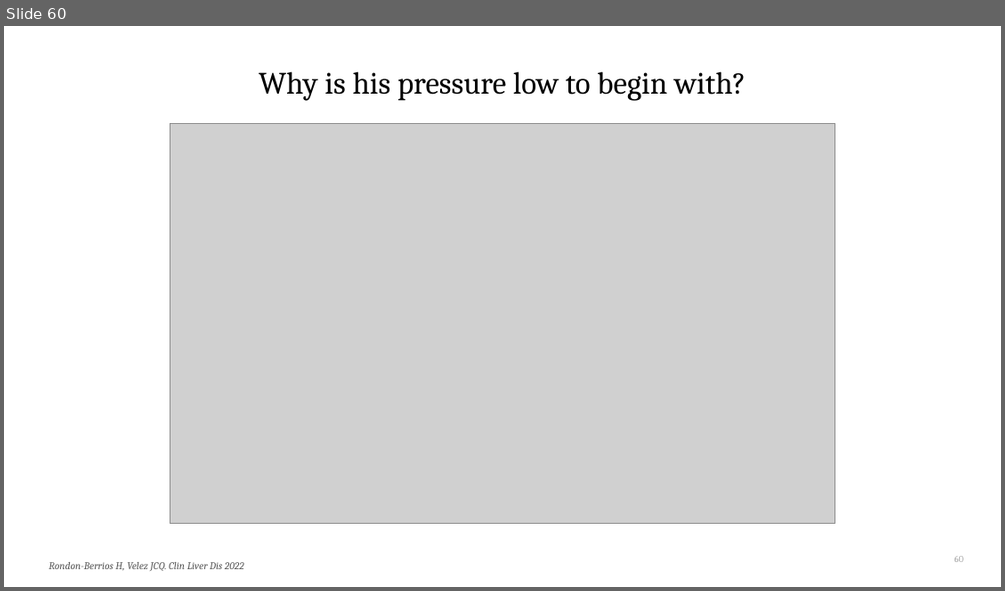
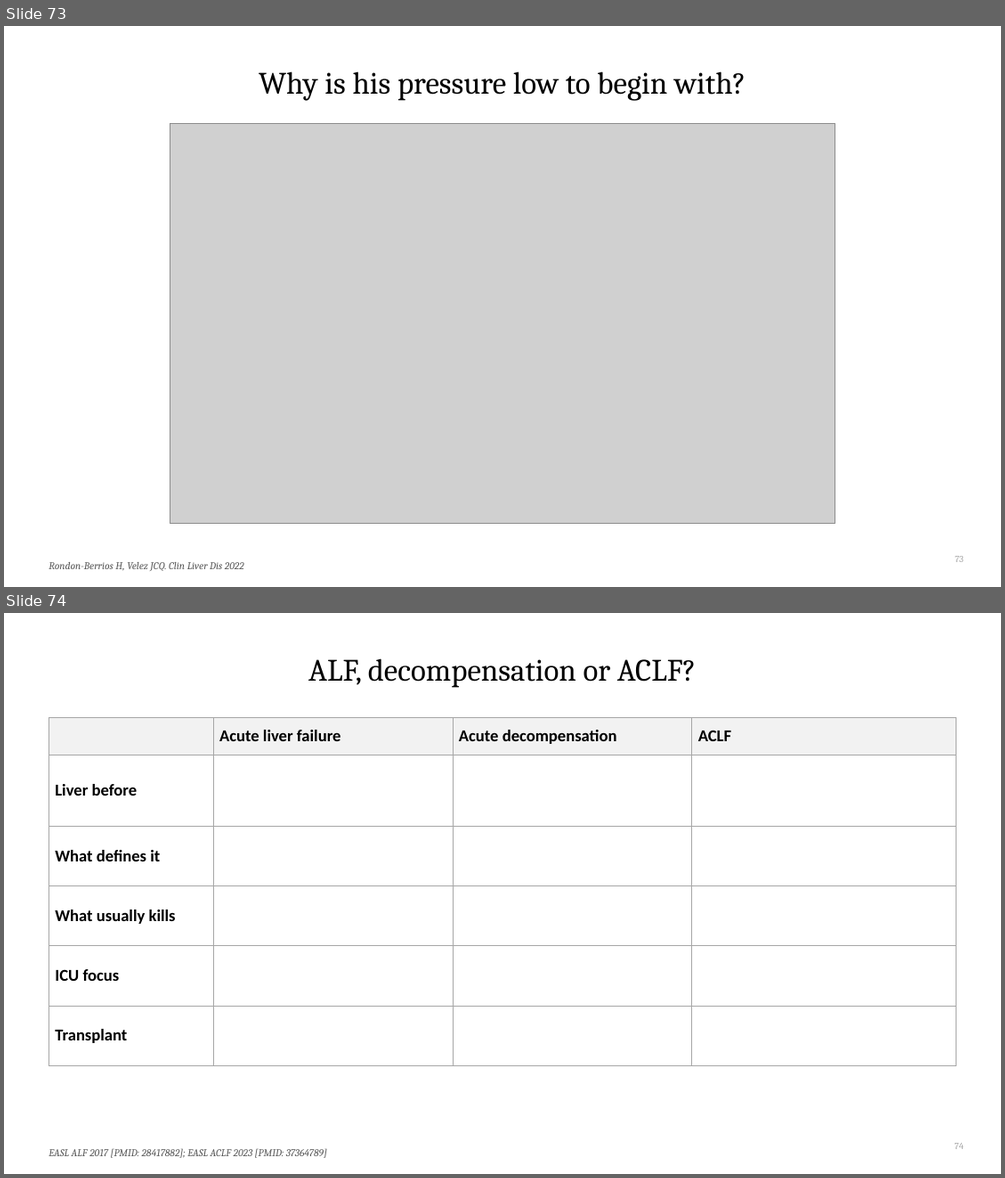
Before and after one commit to qaddodi/mohammad-almeqdadi-lectures, a slide deck: lectures/acute-liver-failure-aclf-in-icu/ALF and ACLF in the ICU.pptx. Shown one above the other, each under a label of ours: slide 60 before the commit, slides 73 and 74 after it. The pictures are 1005x591 and 1005x1178 pixels, drawn with LibreOffice and Linux fonts; fonts in the diff are those of the drawing; grey boxes stand for pictures. Boxes give left, top, right and bottom in pixels: in the first picture for what was removed or moved away, otherwise in the second. Text is boxed around its words. In the diff, an @@ line names an element or a change of style, - is before the commit and + after.

```diff
--- a/lectures/acute-liver-failure-aclf-in-icu/ALF and ACLF in the ICU.pptx
+++ b/lectures/acute-liver-failure-aclf-in-icu/ALF and ACLF in the ICU.pptx
@@ slide 74 added at (4, 613, 1001, 1174), background #FFFFFF @@
@@ title added at (308, 658, 696, 688), 30 pt, text #000000 @@
+ALF, decompensation or ACLF?
@@ table added at (48, 718, 956, 1046), 6 rows, 4 columns @@
+ | Acute liver failure | Acute decompensation | ACLF
+Liver before |  |  | 
+What defines it |  |  | 
+What usually kills |  |  | 
+ICU focus |  |  | 
+Transplant |  |  | 
@@ page number added at (955, 1143, 963, 1149), 9 pt, text #A6A6A6 @@
+74
@@ text added at (48, 1148, 327, 1158), 10 pt, text #595959, italic @@
+EASL ALF 2017 [PMID: 28417882]; EASL ACLF 2023 [PMID: 37364789]
@@ what was slide 60 is now slide 73 @@
@@ page number at (955, 556, 963, 562): text changed @@
-60
+73
```
Also in this commit, not shown: 10 slides changed, 20 other slides added, 2 other files.
